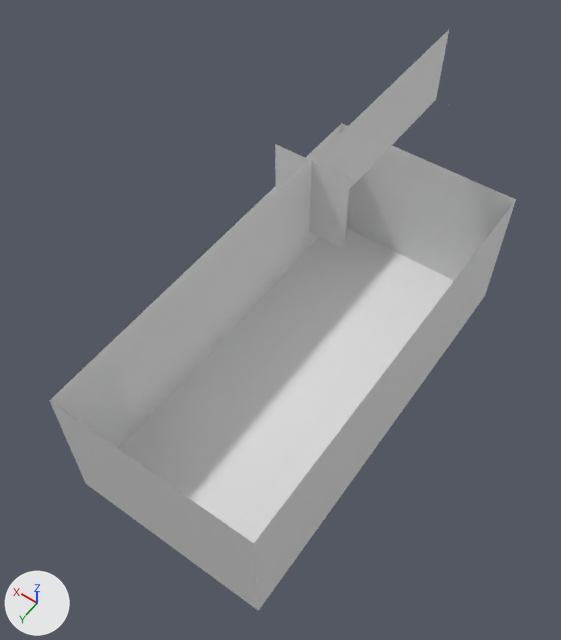
Two versions of the Blender file Obj_Chest_Normal_A .blend, one commit apart.
Both versions are drawn from a camera (50 mm lens) standing at (-2.47, 3.87, 5.8) and looking at (0.07, 0.32, 0.21). The lights are fixed; the arrows at lower left show +X, +Y and +Z. The picture after the commit comes second. The same objects are shown in both versions, whatever each file hides.
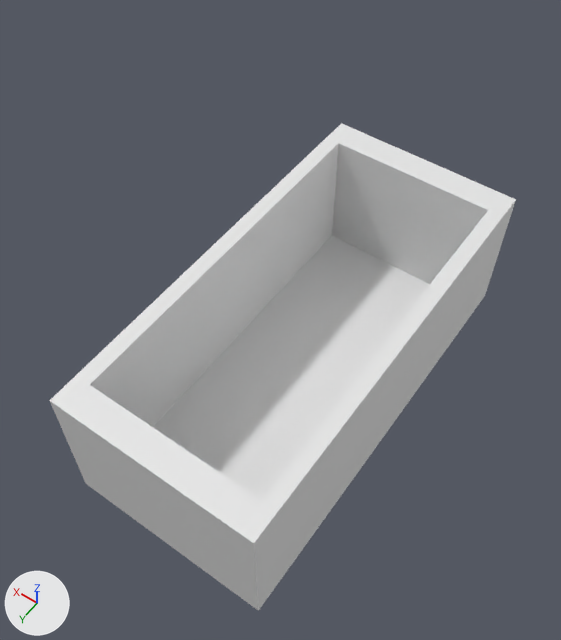
Commit message: filling the down of the box

Diff of the bpy script that builds the scene:
```diff
--- a/Obj_Chest_Normal_A .blend.py
+++ b/Obj_Chest_Normal_A .blend.py
@@ me_cube_001 @@
 # used by ob_cube; location = (0.0, 0.0, 0.0); scale = (1.04, 2.2, 1.13)
-me_cube_001.from_pydata(...)  # 37 vertices, 19 faces, 6 loose edges; spans x -1.0..1.0, y -1.0..1.0, z -1.0..1.67
+me_cube_001.from_pydata(...)  # 37 vertices, 24 faces, 2 loose edges; spans x -1.0..1.0, y -1.0..1.0, z -1.0..0.33
+# me_cube_001 part 1: the loose piece of 12 vertices spanning x 0.0..0.33, y 0.0..1.0, z 1.0..1.67 is deleted
+# me_cube_001 part 2
+# 3 vertices are removed from x -1.0, y -1.0..1.0, z 1.0
+# 4 loose edges are deleted
+# 10 vertices are added at x 0.0..0.85, y 0.0..0.86, z -0.91
+# 5 new vertices lie (0.0, 0.0, 1.24) away from vertices in x 0.0..0.85, y 0.0..0.86, z -0.91
+# 12 new faces join them
```

What differs and where, as boxes (x1, y1, x2, y2) in the pictures (561 x 640 px):
'Cube', reshaped: before (49, 30, 516, 611); after (49, 123, 516, 611)
part 1 of me_cube_001, deleted: before (112, 30, 449, 416)
part 2 of me_cube_001, built on: after (49, 123, 516, 543)
